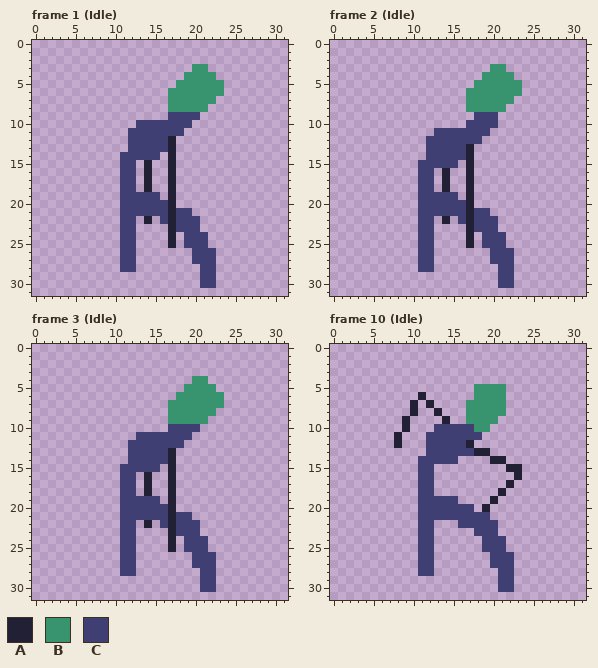
Pixel-art file -- Assets/Resources/Characters/Enemies/Zombie/EnemyZombie.aseprite. The picture above was drawn from the file before the commit.
32x32 pixels, 38 frames. Shown: frame 1 (Idle), frame 2 (Idle), frame 3 (Idle), frame 10 (Idle). The commit also changed other frames, which this record leaves out.
Palette (. is transparent): A #222034  B #37946e  C #3f3f74
Once edited:
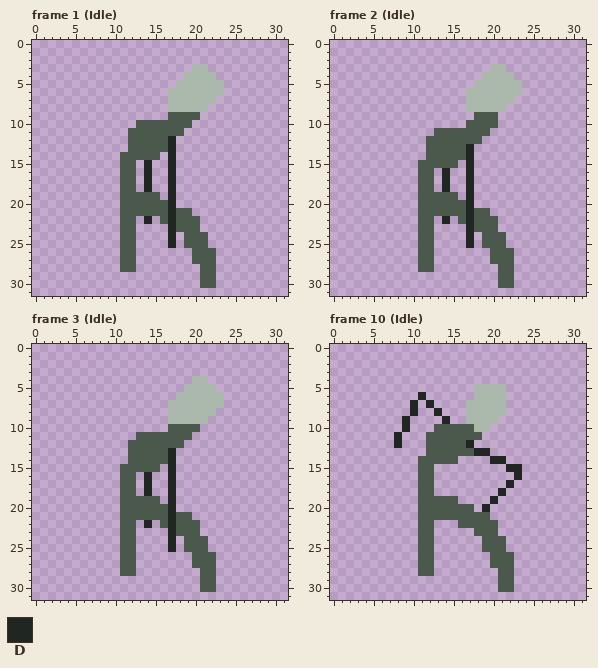
Colours new in this view: D #202621
From the commit log: Zombie recolor citizen
The exact change:
@@ palette @@
-B #37946e
+B #abb8ac
-C #3f3f74
+C #4a594c
--- frame 1 (Idle), layer "arms"
@@ x 12..19 @@
 11 CCCCCCC.
-12 CCCCCA..
-13 CCCCCA..
-14 CCCC.A..
-15 C.A..A..
-16 C.A..A..
-17 C.A..A..
-18 C.A..A..
-19 CCCC.A..
-20 CCCCCA..
-21 CCCCCACC
-22 C.A.CACC
-23 C....ACC
-24 C....A.C
-25 C....A.C
+12 CCCCCD..
+13 CCCCCD..
+14 CCCC.D..
+15 C.D..D..
+16 C.D..D..
+17 C.D..D..
+18 C.D..D..
+19 CCCC.D..
+20 CCCCCD..
+21 CCCCCDCC
+22 C.D.CDCC
+23 C....DCC
+24 C....D.C
+25 C....D.C
 26 C.......
--- frame 2 (Idle), layer "arms"
@@ x 12..19 @@
 12 CCCCCCC.
-13 CCCCCA..
-14 CCCCCA..
-15 CCCC.A..
-16 C.A..A..
-17 C.A..A..
-18 C.A..A..
-19 CCCC.A..
-20 CCCCCA..
-21 CCCCCACC
-22 C.A.CACC
-23 C....ACC
-24 C....A.C
-25 C....A.C
+13 CCCCCD..
+14 CCCCCD..
+15 CCCC.D..
+16 C.D..D..
+17 C.D..D..
+18 C.D..D..
+19 CCCC.D..
+20 CCCCCD..
+21 CCCCCDCC
+22 C.D.CDCC
+23 C....DCC
+24 C....D.C
+25 C....D.C
 26 C.......
--- frame 3 (Idle), layer "arms": the same change as frame 2 (Idle)
--- frame 10 (Idle), layer "arms"
@@ x 6..25 @@
  5 ............BBBB....
- 6 .....A......BBBB....
- 7 ....A.A....BBBBB....
- 8 ....A..A...BBBBB....
- 9 ...A....A..BBBB.....
-10 ...A...CCCCCBB......
-11 ..A...CCCCCCC.......
-12 ..A...CCCCCA........
-13 ......CCCCCCAA......
-14 .....CCCCC....AA....
-15 .....CC.........AA..
-16 .....CC..........A..
-17 .....CC.........A...
-18 .....CC........A....
-19 .....CCCCC....A.....
-20 .....CCCCCCC.A......
+ 6 .....D......BBBB....
+ 7 ....D.D....BBBBB....
+ 8 ....D..D...BBBBB....
+ 9 ...D....D..BBBB.....
+10 ...D...CCCCCBB......
+11 ..D...CCCCCCC.......
+12 ..D...CCCCCD........
+13 ......CCCCCCDD......
+14 .....CCCCC....DD....
+15 .....CC.........DD..
+16 .....CC..........D..
+17 .....CC.........D...
+18 .....CC........D....
+19 .....CCCCC....D.....
+20 .....CCCCCCC.D......
 21 .....CCCCCCCCC......
Where, in picture pixels (left, top, right, bottom), the same in both pictures:
changed: (120, 64, 224, 288)
changed: (418, 64, 522, 288)
changed: (120, 376, 224, 592)
changed: (394, 384, 522, 592)
